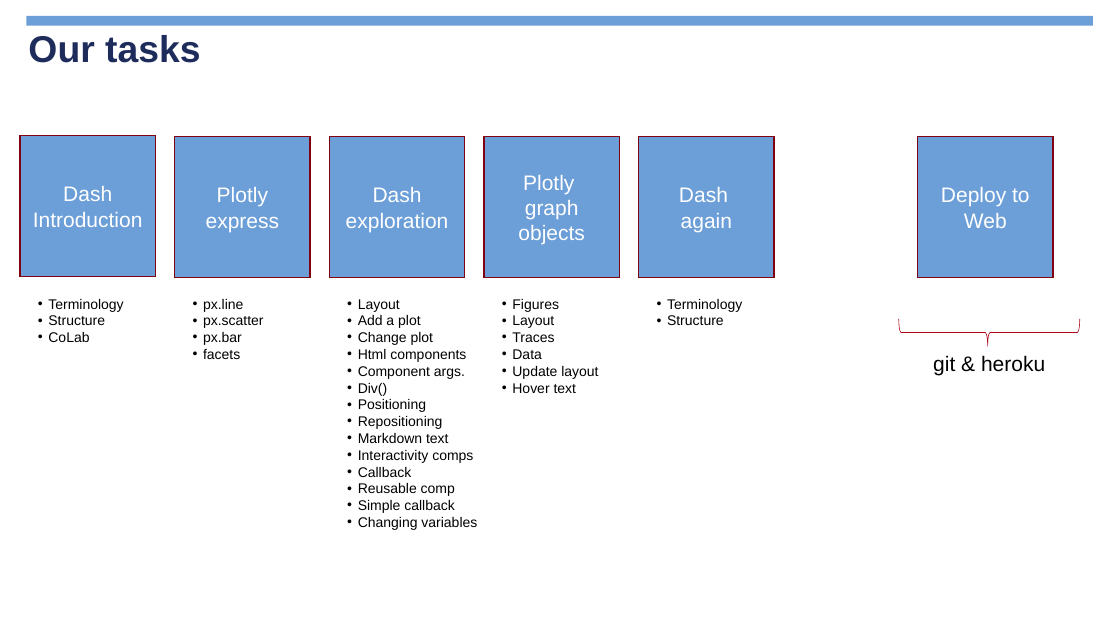
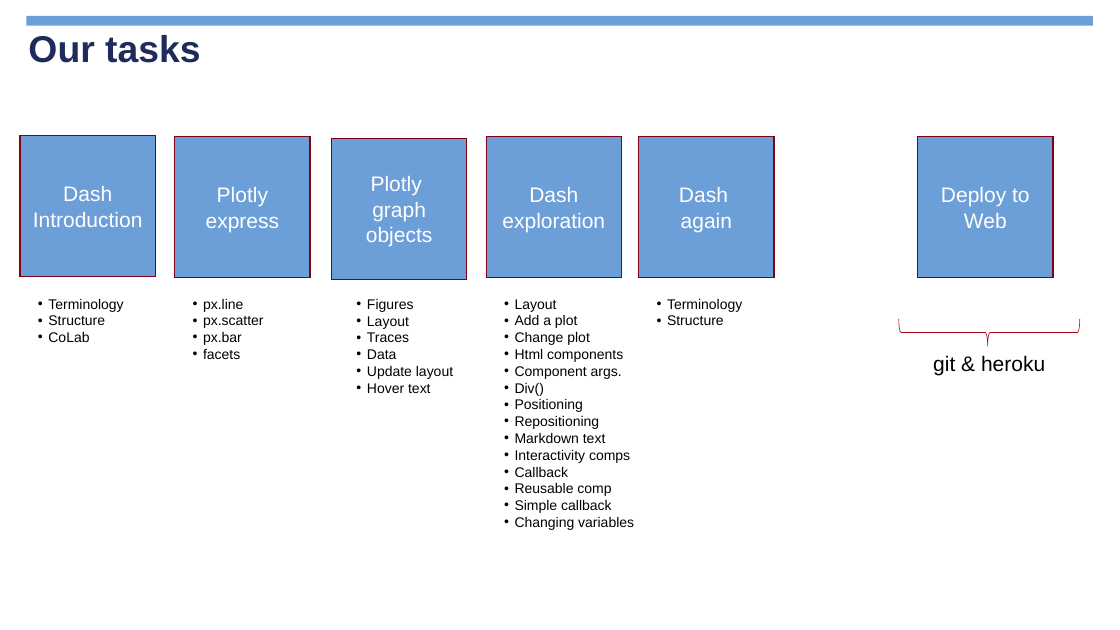
Before and after one commit to jimcody2014/Python-CDC, a slide deck: slide 14 of Dashboards/notes/Python Dashboards.pptx (slide 7 before the commit). Drawn at 1120x630 pixels with LibreOffice and Linux fonts; fonts in the diff are those of the drawing; background and template pictures are left out. Boxes give left, top, right and bottom in pixels: in the first picture for what was removed or moved away, otherwise in the second. Text is boxed around its words. In the diff, an @@ line names an element or a change of style, - is before the commit and + after.

```diff
--- a/Dashboards/notes/Python Dashboards.pptx
+++ b/Dashboards/notes/Python Dashboards.pptx
@@ rectangle "Plotly": place and size @@
-rectangle "Plotly" at <box>484,137,619,278</box>
+rectangle "Plotly" at <box>332,139,467,280</box>
@@ rectangle "Dash exploration": place and size @@
-rectangle "Dash exploration" at <box>329,137,465,278</box>
+rectangle "Dash exploration" at <box>486,137,622,278</box>
@@ text "Figures": place and size @@
-text "Figures" at <box>512,299,598,393</box>
+text "Figures" at <box>367,299,453,393</box>
@@ text "Layout": place and size @@
-text "Layout" at <box>358,299,477,530</box>
+text "Layout" at <box>515,299,634,530</box>
```
Also in this commit, not shown: 2 other slides changed, 7 slides added, 48 other files.
